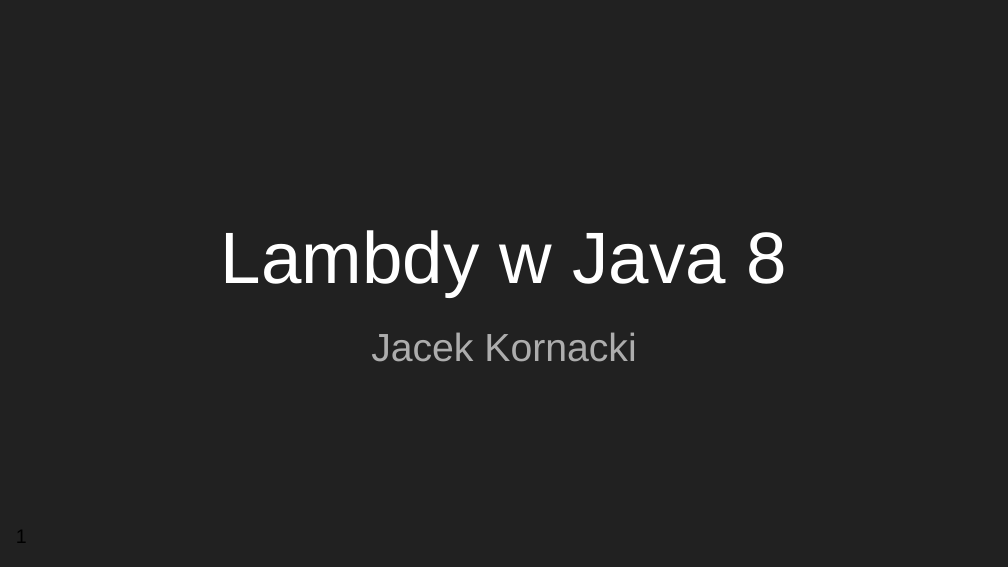
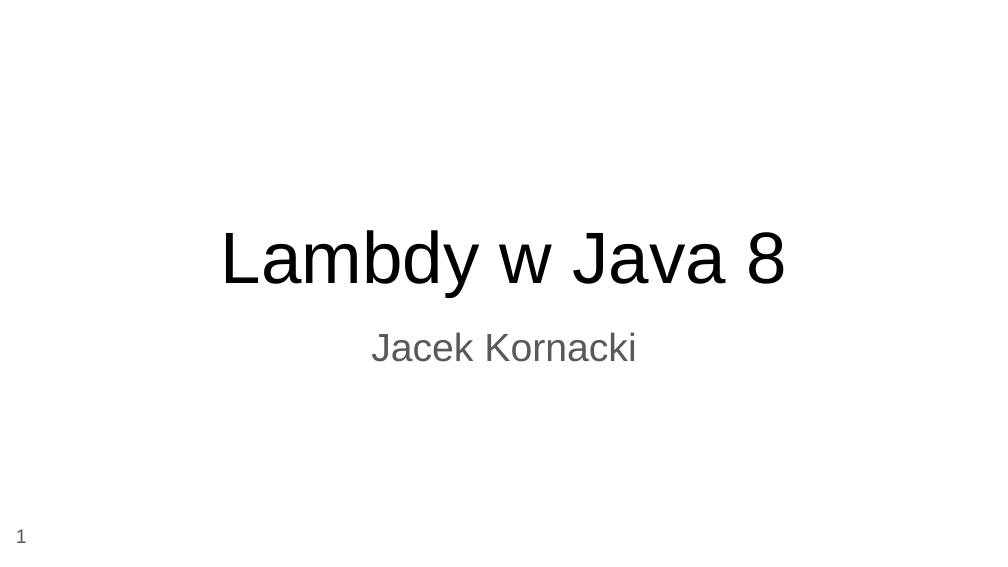
Before and after one commit to jkornacki/java8Lambda, a slide deck: slide 1 of Java8.pptx. Drawn at 1008x567 pixels with LibreOffice and Linux fonts; fonts in the diff are those of the drawing. Boxes give left, top, right and bottom in pixels: in the first picture for what was removed or moved away, otherwise in the second. Text is boxed around its words. In the diff, an @@ line names an element or a change of style, - is before the commit and + after.

```diff
--- a/Java8.pptx
+++ b/Java8.pptx
@@ background #212121 to #FFFFFF @@
@@ title "Lambdy w Java 8" at [221,230,786,297]: text colour #FFFFFF to #000000 @@
@@ subtitle "Jacek Kornacki" at [371,332,636,362]: text colour #ADADAD to #595959 @@
@@ page number added at [16,529,27,543], 14 pt, text #595959 @@
+1
```
Also in this commit, not shown: 9 other slides changed, 13 slides added, 2 slides removed, 4 other files.
